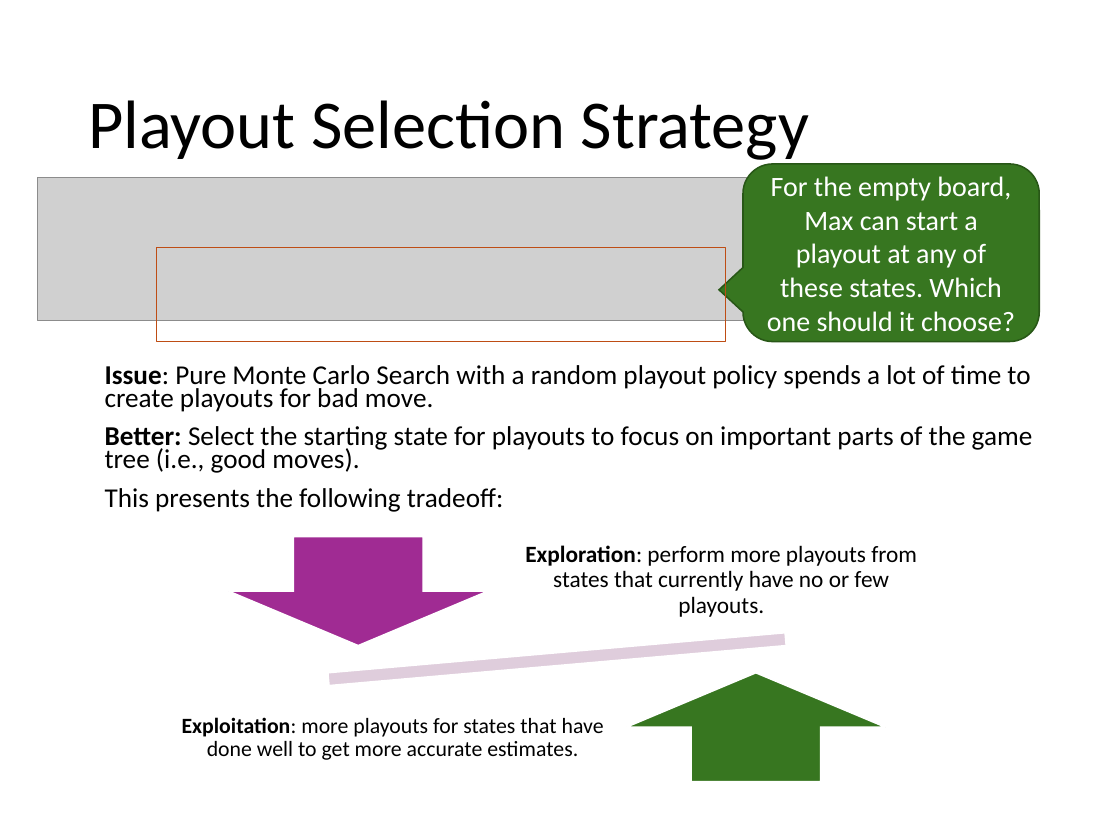
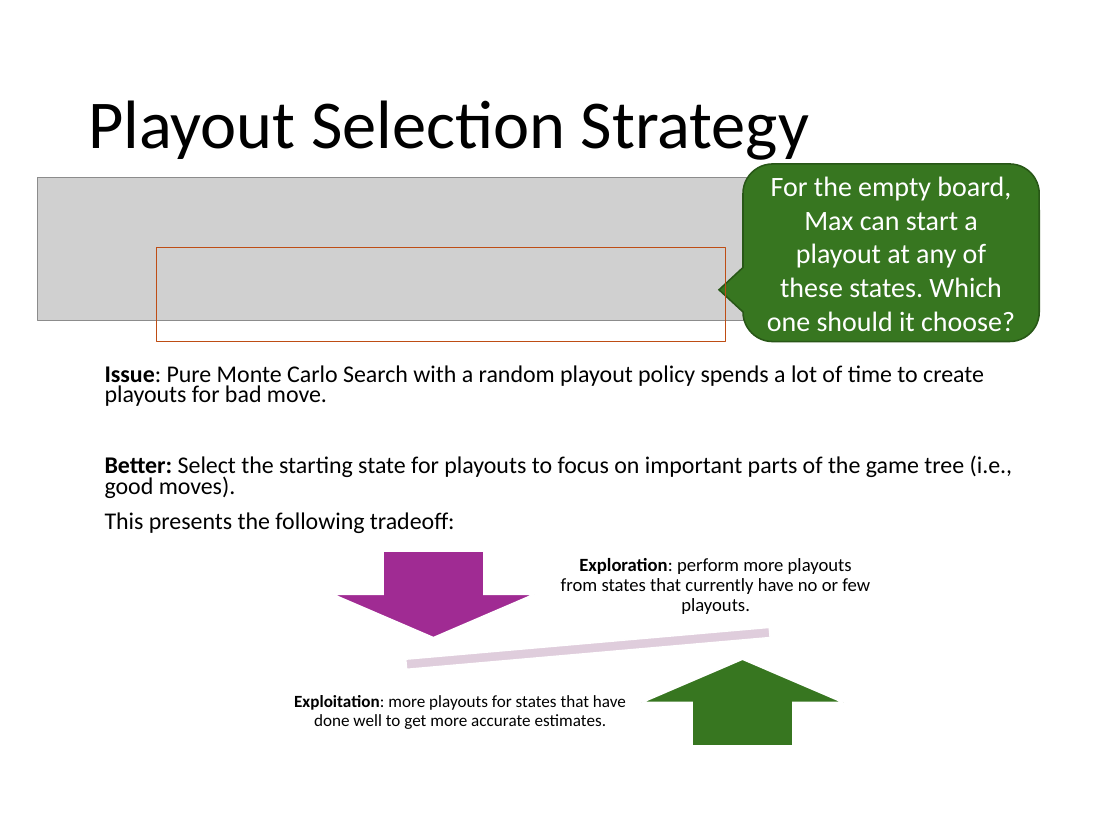
Before and after one commit to mhahsler/CS7320-AI, a slide deck: slide 39 of slides/05_games.pptx. Drawn at 1120x840 pixels with LibreOffice and Linux fonts; fonts in the diff are those of the drawing; grey boxes stand for pictures. Boxes give left, top, right and bottom in pixels: in the first picture for what was removed or moved away, otherwise in the second. Text is boxed around its words. In the diff, an @@ line names an element or a change of style, - is before the commit and + after.

```diff
--- a/slides/05_games.pptx
+++ b/slides/05_games.pptx
@@ text "Issue: Pure Monte Carlo Search ..." at <box>105,365,1013,533</box>: size 17.5 to 15.4 pt @@
@@ down arrow: place and size @@
-down arrow at <box>228,536,488,645</box>
+down arrow at <box>333,551,534,637</box>
@@ text "Exploration: perform more playouts from ...": place and size @@
-text "Exploration: perform more playouts from ..." at <box>525,545,917,617</box>
+text "Exploration: perform more playouts from ..." at <box>561,558,870,614</box>
@@ text "Exploration: perform more playouts from ..." at <box>561,558,870,614</box>: size 15 to 12 pt; less space between paragraphs @@
@@ math minus: place and size @@
-math minus at <box>244,605,871,714</box>
+math minus at <box>338,606,836,692</box>
@@ text "Exploitation: more playouts for states ...": place and size @@
-text "Exploitation: more playouts for states ..." at <box>182,717,604,760</box>
+text "Exploitation: more playouts for states ..." at <box>294,695,626,729</box>
@@ text "Exploitation: more playouts for states ..." at <box>294,695,626,729</box>: size 14 to 11 pt; less space between paragraphs @@
@@ up arrow: place and size @@
-up arrow at <box>626,673,886,782</box>
+up arrow at <box>642,660,843,746</box>
```
Also in this commit, not shown: 3 other slides changed, 1 other file.
